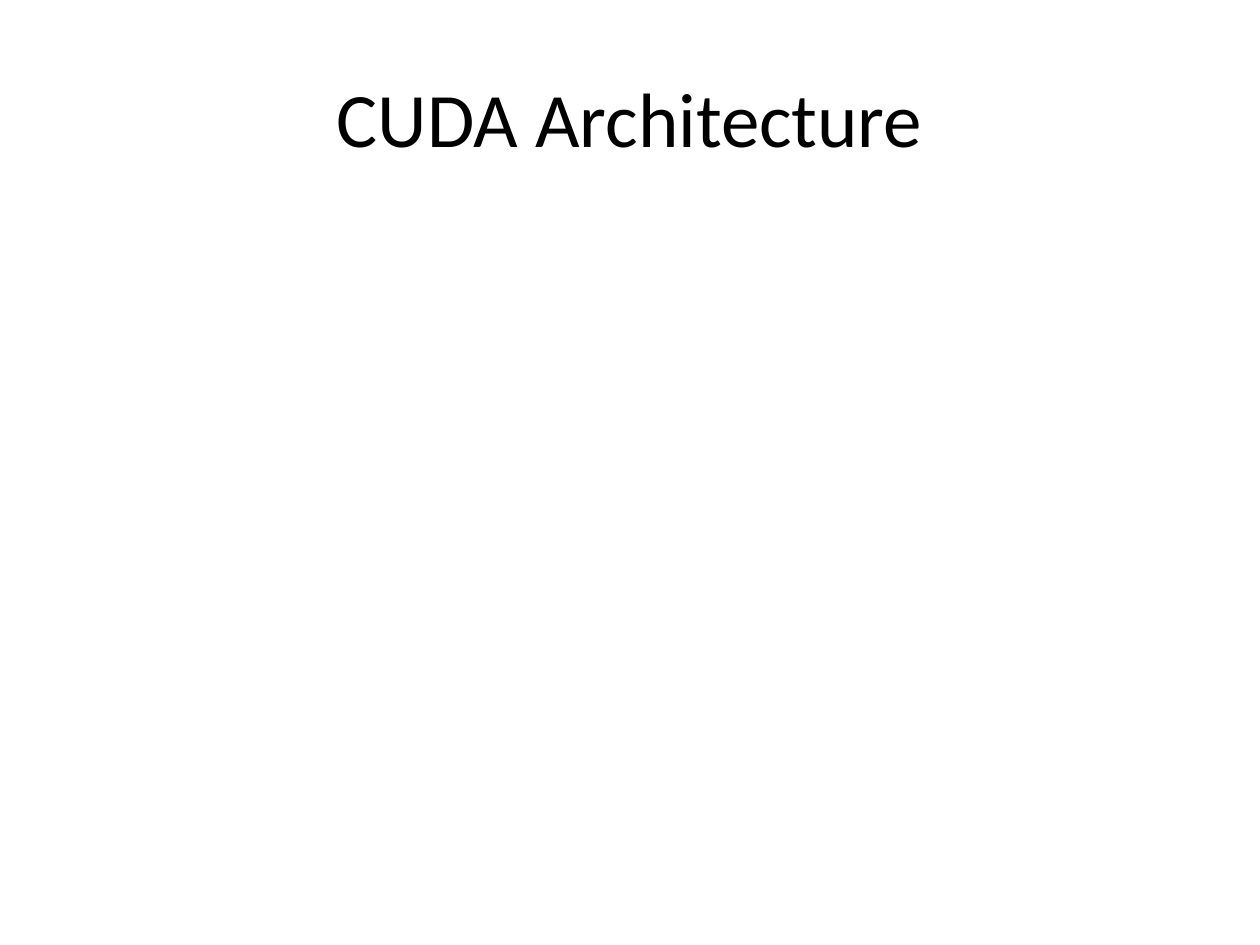
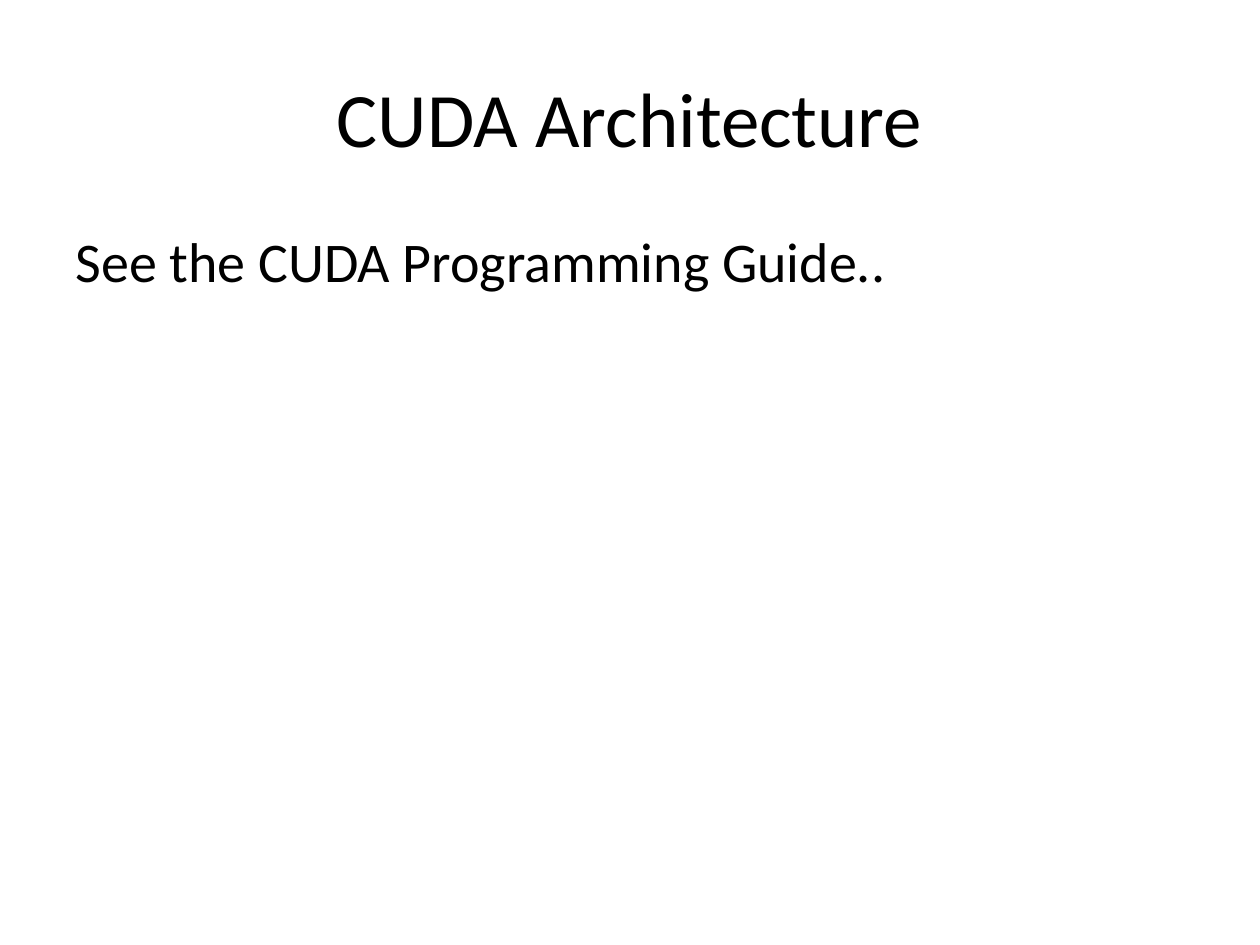
Before and after one commit to fernanor/ls1-mardyn, a slide deck: slide 4 of paper/presentation.pptx. Drawn at 1260x945 pixels with LibreOffice and Linux fonts; fonts in the diff are those of the drawing. Boxes give left, top, right and bottom in pixels: in the first picture for what was removed or moved away, otherwise in the second. Text is boxed around its words. In the diff, an @@ line names an element or a change of style, - is before the commit and + after.

Commit message:
update the presentation one last time (move all the text back into the slides).

```diff
--- a/paper/presentation.pptx
+++ b/paper/presentation.pptx
@@ text added at [76, 243, 885, 292], 32 pt, text #000000 @@
+See the CUDA Programming Guide..
```
Also in this commit, not shown: 4 other slides changed, 2 slides added.
